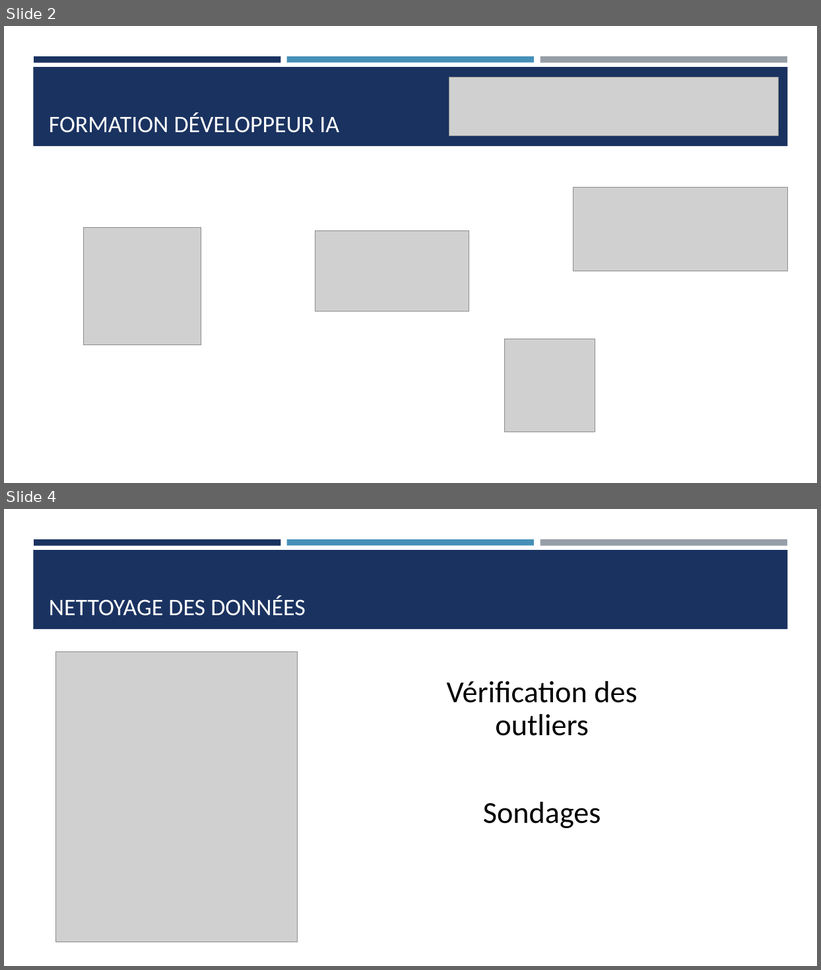
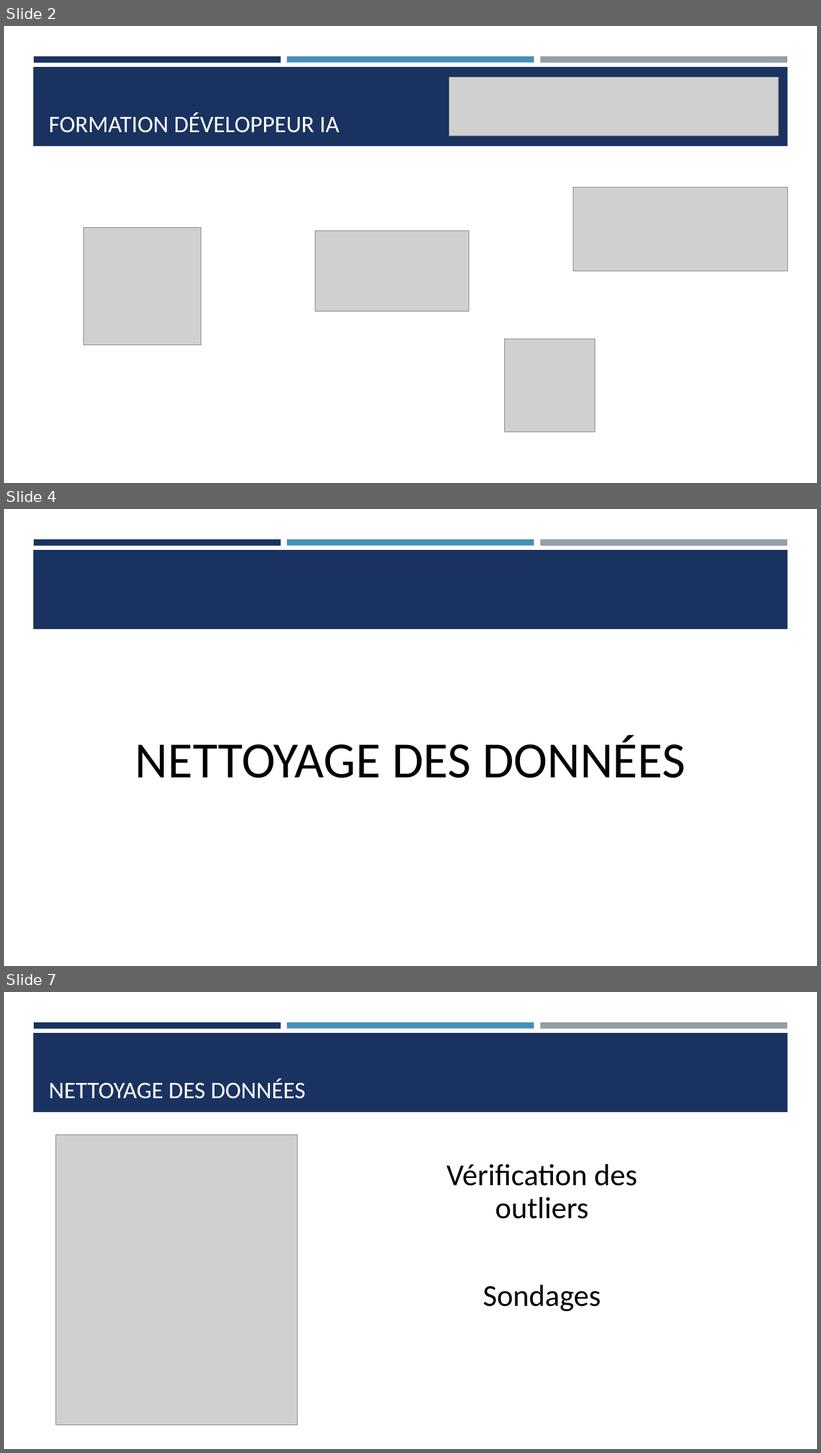
Before and after one commit to Ace4teaM/OCR-NovaTech, a slide deck: Presentation.pptx. Shown one above the other, each under a label of ours: slides 2 and 4 before the commit, slides 2, 4 and 7 after it; the slides between them are not shown. The pictures are 821x970 and 821x1453 pixels, drawn with LibreOffice and Linux fonts; fonts in the diff are those of the drawing; grey boxes stand for pictures. Boxes give left, top, right and bottom in pixels: in the first picture for what was removed or moved away, otherwise in the second. Text is boxed around its words. In the diff, an @@ line names an element or a change of style, - is before the commit and + after.

Commit message:
Renforce l'exploration des données

```diff
--- a/Presentation.pptx
+++ b/Presentation.pptx
@@ slide 4 added at (4, 509, 817, 966), background #FFFFFF; not listed: 4 template elements that a slide beside it also shows @@
@@ title added at (135, 735, 686, 778), 60 pt, text #000000 @@
+NETTOYAGE DES DONNÉES
@@ what was slide 4 is now slide 7 @@
```
Also in this commit, not shown: 2 slides changed, 9 other slides added, 1 slide removed, 4 other files.
